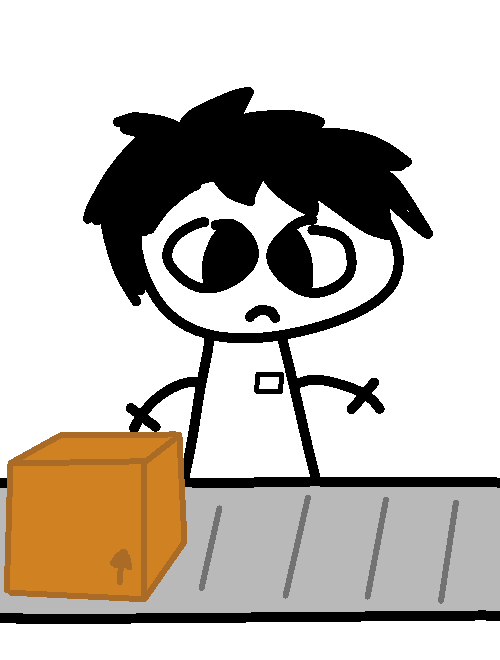
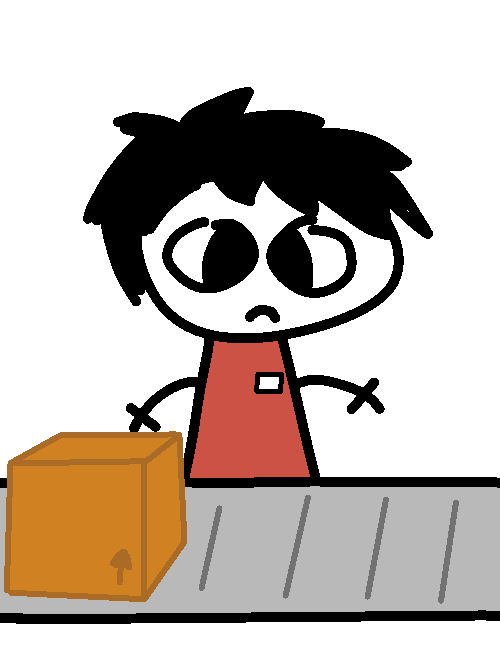
Comparing the layer stacks of the two 500 x 660 images. Changes:
painted on "Målarlager 5" over [190, 341, 310, 478]
painted on "Målarlager 4" over [190, 445, 310, 478]
painted on "Målarlager 2" over [190, 341, 310, 478]
painted on "Målarlager 1" over [190, 341, 310, 478]
